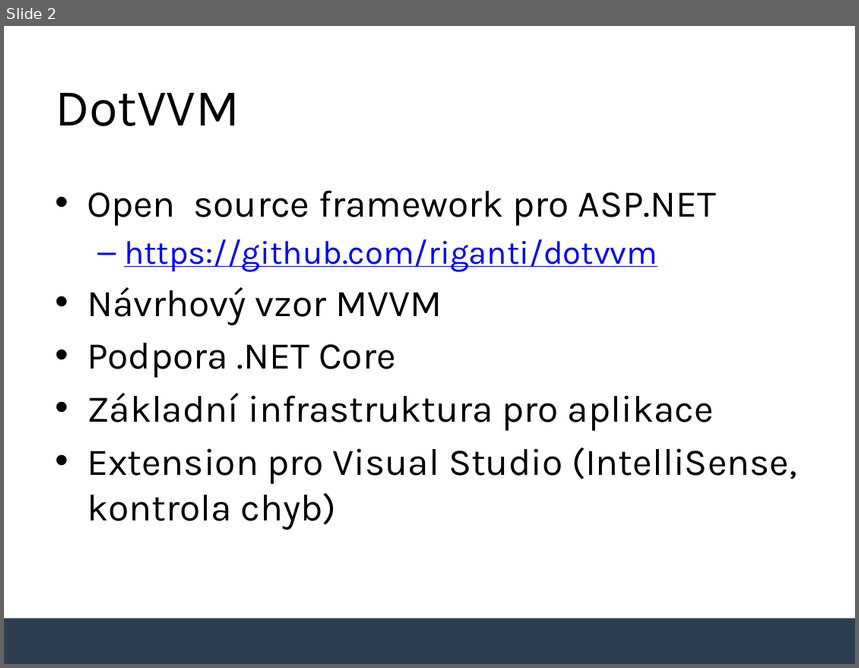
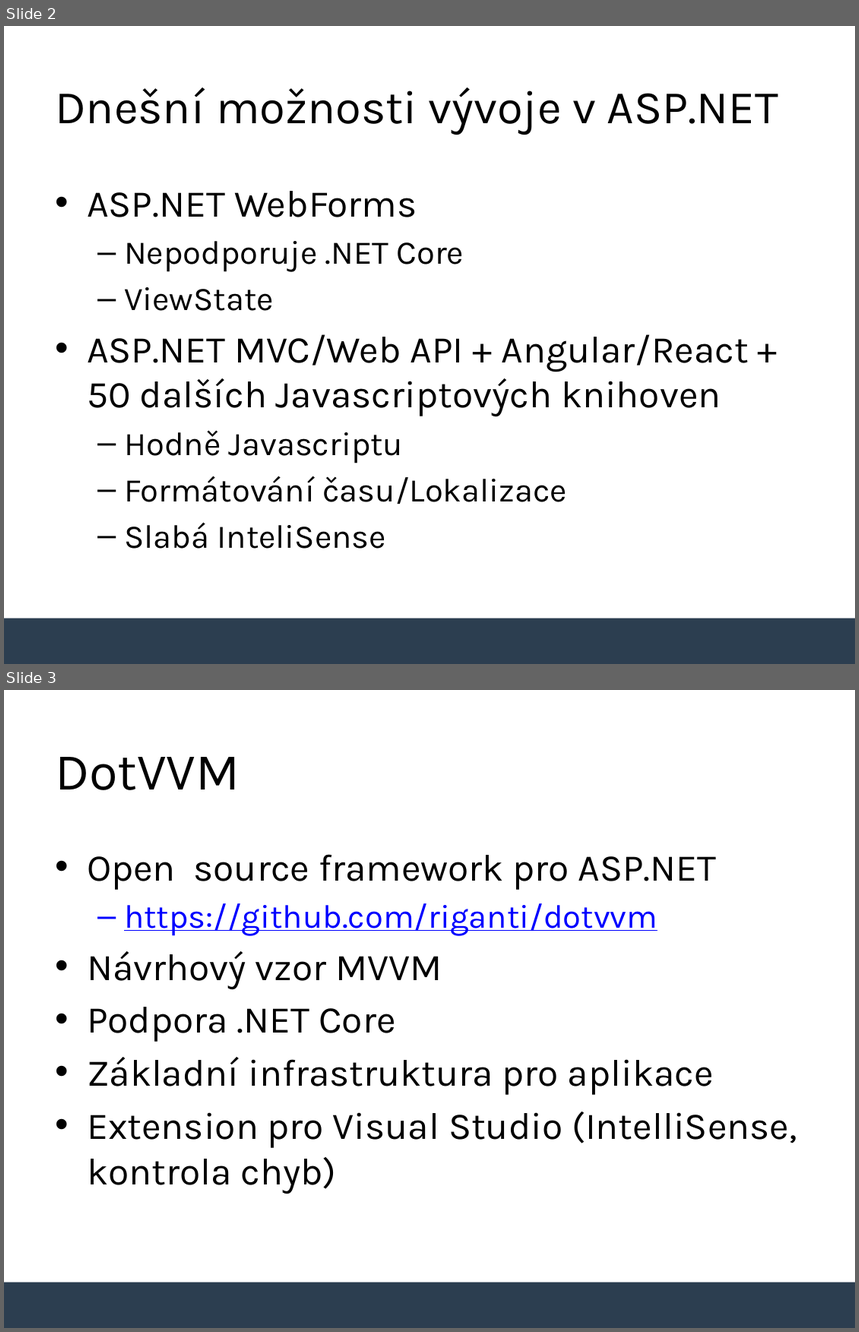
Before and after one commit to tomasjurasek/presentations, a slide deck: dotvvm/DotVVM.pptx. Shown one above the other, each under a label of ours: slide 2 before the commit, slides 2 and 3 after it. The pictures are 859x668 and 859x1332 pixels, drawn with LibreOffice and Linux fonts; fonts in the diff are those of the drawing; background and template pictures are left out. Boxes give left, top, right and bottom in pixels: in the first picture for what was removed or moved away, otherwise in the second. Text is boxed around its words. In the diff, an @@ line names an element or a change of style, - is before the commit and + after.

```diff
--- a/dotvvm/DotVVM.pptx
+++ b/dotvvm/DotVVM.pptx
@@ slide 2 added at [4,26,855,664], background #FFFFFF; not listed: 1 template element that a slide beside it also shows @@
@@ title added at [55,88,778,135], 39.6 pt, text #000000 @@
+Dnešní možnosti vývoje v ASP.NET
@@ text added at [87,191,748,549], 28 pt, text #000000 @@
+• ASP.NET WebForms
+  – Nepodporuje .NET Core
+  – ViewState
+• ASP.NET MVC/Web API + Angular/React + 50 dalších Javascriptových knihoven
+  – Hodně Javascriptu
+  – Formátování času/Lokalizace
+  – Slabá InteliSense
@@ what was slide 2 is now slide 3 @@
```
Also in this commit, not shown: 1 slide changed, 2 other slides added, 1 slide removed, 10 other files.
